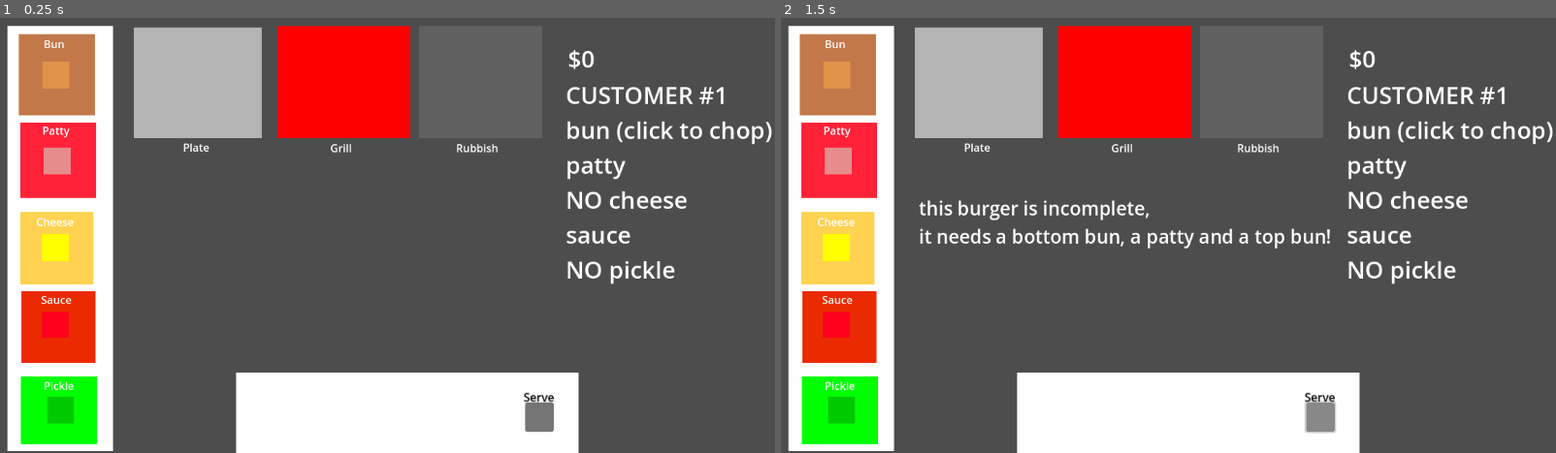
Above: before the commit, frames 1-2 (left to right).
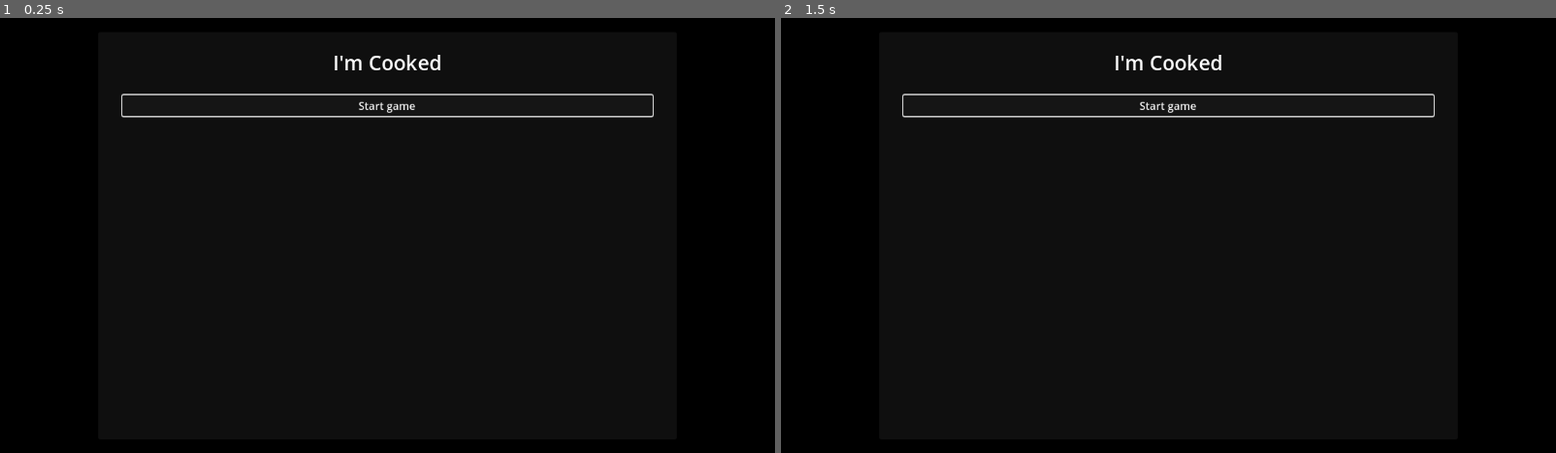
Above: after the commit, the same moments.

Repository: MooseGamerL/BananaPants
Game: Godot game, scene res://Scenes/main.tscn
The game is run twice, just before and just after one commit, with the same random seed, the same clock (stepped at 60 frames per second) and the same inputs.
Inputs (mouse positions are in pixels of both pictures, inside the frame that each line leads up to):
- Up to frame 1 (0.25 s): no input
- Up to frame 2 (1.5 s): click (1323, 418) at 0.5 s, where only the run before the commit has a clickable "Serve"; click (1323, 418) at 1.25 s, where only the run before the commit has a clickable "Serve"

The runs differ from the first frame. In frame 1, 100% of the frame differs, in the area x 0-100%, y 0-100%; in frame 2, 100%.

Commit message:
v1.15
started to add tutorial starting screen

Diff:
--- /dev/null
+++ b/Scenes/instructions.tscn
@@ -0,0 +1,51 @@
+[gd_scene load_steps=2 format=3 uid="uid://cjft0qkql74o4"]
+
+[ext_resource type="Script" uid="uid://d36cmen5j4xeg" path="res://Scripts/Instructions.gd" id="1_8p7yn"]
+
+[node name="Instructions" type="CanvasLayer"]
+script = ExtResource("1_8p7yn")
+
+[node name="Dim" type="ColorRect" parent="."]
+anchors_preset = 15
+anchor_right = 1.0
+anchor_bottom = 1.0
+grow_horizontal = 2
+grow_vertical = 2
+color = Color(0, 0, 0, 1)
+
+[node name="Panel" type="PanelContainer" parent="."]
+anchors_preset = 8
+anchor_left = 0.5
+anchor_top = 0.5
+anchor_right = 0.5
+anchor_bottom = 0.5
+offset_left = -430.0
+offset_top = -303.5
+offset_right = 430.0
+offset_bottom = 303.5
+grow_horizontal = 2
+grow_vertical = 2
+
+[node name="Margin" type="MarginContainer" parent="Panel"]
+layout_mode = 2
+theme_override_constants/margin_left = 36
+theme_override_constants/margin_top = 24
+theme_override_constants/margin_right = 36
+theme_override_constants/margin_bottom = 24
+
+[node name="Rules" type="VBoxContainer" parent="Panel/Margin"]
+layout_mode = 2
+theme_override_constants/separation = 14
+
+[node name="Title" type="Label" parent="Panel/Margin/Rules"]
+layout_mode = 2
+theme_override_font_sizes/font_size = 30
+text = "I'm Cooked"
+horizontal_alignment = 1
+
+[node name="Body" type="RichTextLabel" parent="Panel/Margin/Rules"]
+layout_mode = 2
+
+[node name="Start" type="Button" parent="Panel/Margin/Rules"]
+layout_mode = 2
+text = "Start game"
--- a/Scenes/main.tscn
+++ b/Scenes/main.tscn
@@ -8,6 +8,7 @@
 [ext_resource type="Script" uid="uid://dwnfy5sy227wb" path="res://Scripts/Ingredient.gd" id="4_jjvhh"]
 [ext_resource type="AudioStream" uid="uid://o8lxx6be8pkg" path="res://Assets/11325622-reverse-cymbal-sound-effect-239951.mp3" id="6_21xkr"]
 [ext_resource type="AudioStream" uid="uid://cg5q7b13hnms8" path="res://Assets/linhmitto-bellding-254774.mp3" id="7_6bp64"]
+[ext_resource type="PackedScene" uid="uid://cjft0qkql74o4" path="res://Scenes/instructions.tscn" id="9_ynf5e"]
 
 [sub_resource type="RectangleShape2D" id="RectangleShape2D_8gbba"]
 size = Vector2(20.0037, 19.9127)
@@ -331,3 +332,6 @@
 offset_right = 453.0
 offset_bottom = 448.0
 theme_override_font_sizes/font_size = 28
+
+[node name="Instructions" parent="." instance=ExtResource("9_ynf5e")]
+visible = false
--- /dev/null
+++ b/Scripts/Instructions.gd
@@ -0,0 +1,36 @@
+class_name Instructions
+extends CanvasLayer
+
+signal dismissed
+
+@onready var start_button: Button = $Panel/Margin/Rules/Start
+
+#
+func _ready() -> void:
+	start_button.pressed.connect(dismiss)
+	show_screen()
+
+#
+func show_screen() -> void:
+	visible = true
+	get_tree().paused = true
+	start_button.grab_focus()
+
+#
+func dismiss() -> void:
+	print("Dismissed")
+	if not visible:
+		return
+	visible = false
+	get_tree().paused = false
+	dismissed.emit()
+
+#
+func _unhandled_input(event: InputEvent) -> void:
+	print("asdwe")
+	if not visible:
+		return
+	if event is InputEventKey and event.pressed:
+		dismiss()
+	elif event is InputEventMouseButton and event.pressed:
+		dismiss()
--- a/Scripts/Main.gd
+++ b/Scripts/Main.gd
@@ -43,6 +43,7 @@
 @onready var money_label: Label = $"Money Label"
 @onready var result_label: Label = $"Result Label"
 @onready var order_label: Label = $"Order Label"
+@onready var instructions: Instructions = $Instructions
 
 var money := 0
 var customer := 1
@@ -50,14 +51,14 @@
 var order := BASE_ORDER.duplicate()
 
 # Wire up the serve button, register any draggables already
-# in the scene, refresh the UI, and start the first order.
+# in the scene, refresh the UI, wait until instructions are dismissed to start.
 func _ready() -> void:
 	serve_button.pressed.connect(on_serve)
-	order_start_ms = Time.get_ticks_msec()
+	instructions.dismissed.connect(start_order)
 	for item in get_tree().get_nodes_in_group("draggables"):
 		register(item)
 	update_money()
-	start_order()
+
 
 # Hooks up an item's signals so Main is notified when it's wasted, and so
 # any future copies spawned from it also get registered automatically.
Not shown: 1 places in Scenes/main.tscn that only renumber resources
Not shown, added: Scripts/Instructions.gd.uid
